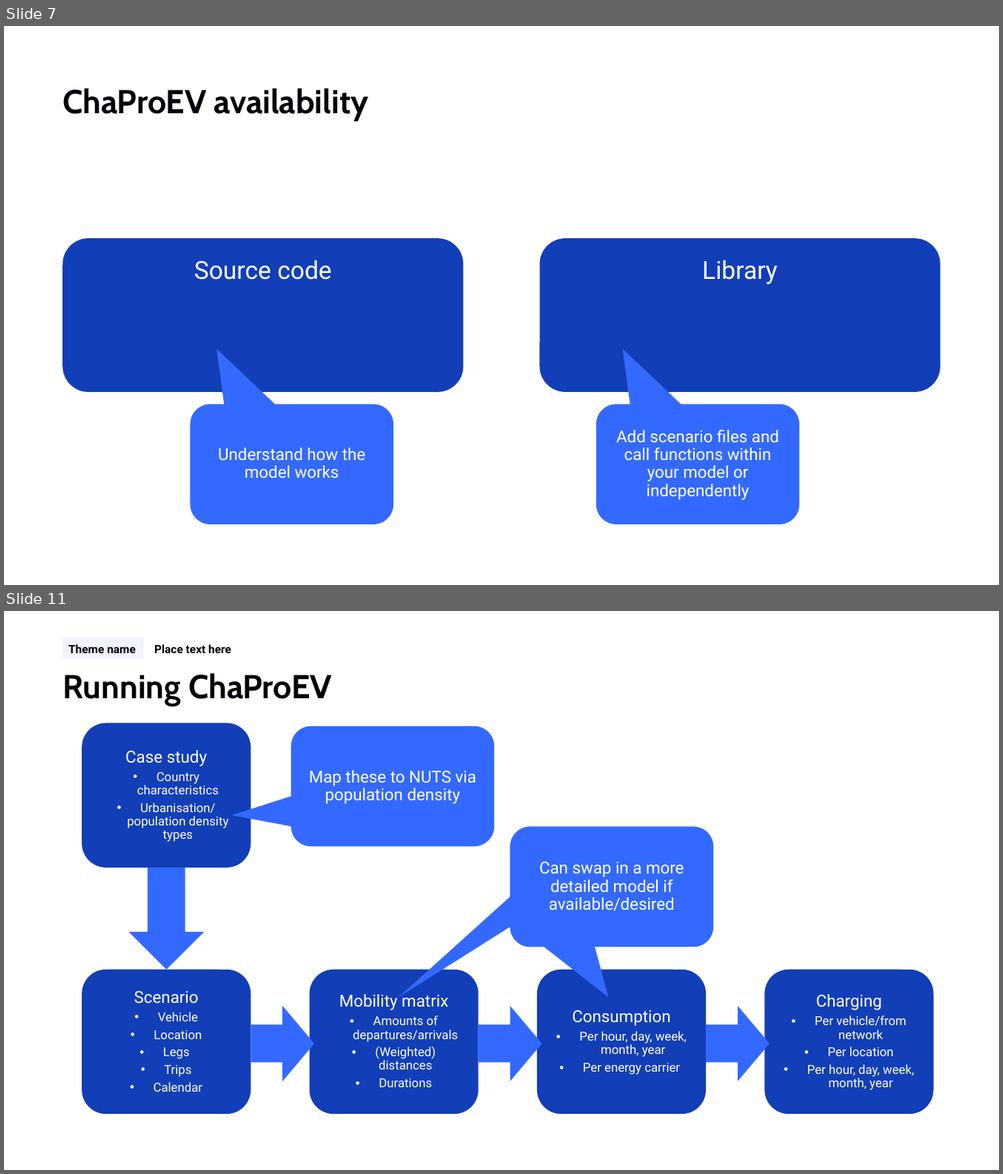
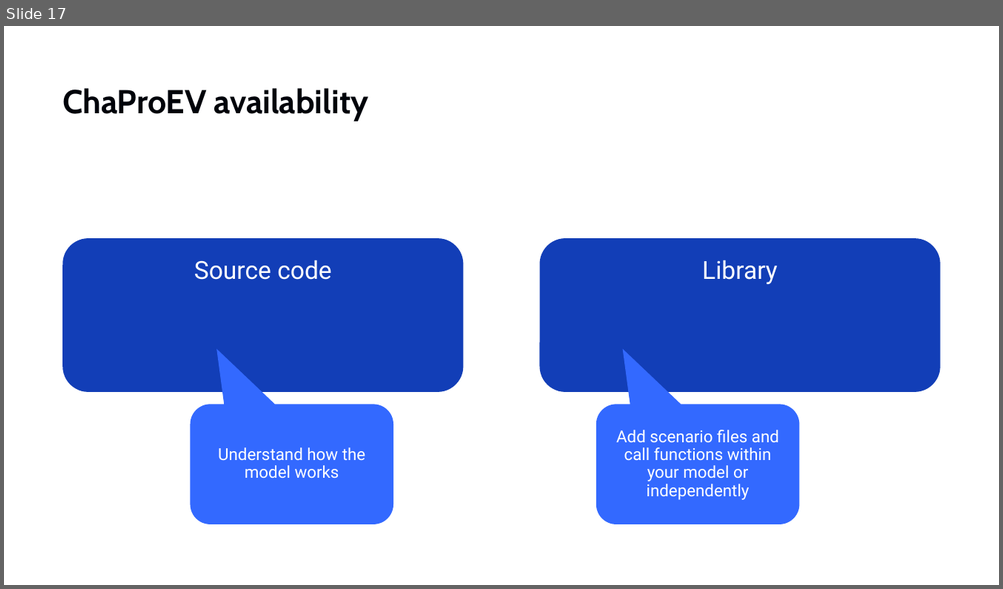
Before and after one commit to TNO/ChaProEV, a slide deck: ChaProEV.pptx. Shown one above the other, each under a label of ours: slides 7 and 11 before the commit, slide 17 after it; the slides between them are not shown. The pictures are 1003x1174 and 1003x589 pixels, drawn with LibreOffice and Linux fonts; fonts in the diff are those of the drawing; background and template pictures are left out. Boxes give left, top, right and bottom in pixels: in the first picture for what was removed or moved away, otherwise in the second. Text is boxed around its words. In the diff, an @@ line names an element or a change of style, - is before the commit and + after.

```diff
--- a/ChaProEV.pptx
+++ b/ChaProEV.pptx
@@ slide 11 removed at box(4, 611, 999, 1170), background #FFFFFF @@
@@ text removed at box(63, 637, 144, 659) @@
-Theme name
@@ text removed at box(154, 644, 231, 653) @@
-Place text here
@@ title removed at box(62, 673, 332, 706) @@
-Running ChaProEV
@@ rounded rectangle removed at box(82, 723, 250, 868) @@
-Case study
-• Country characteristics
-• Urbanisation/ population density types
@@ rounded speech box removed at box(291, 726, 494, 847) @@
-Map these to NUTS via population density
@@ rounded speech box removed at box(510, 826, 713, 947) @@
-Can swap in a more detailed model if available/desired
@@ rounded speech box removed at box(510, 826, 713, 947) @@
-Can swap in a more detailed model if available/desired
@@ down arrow removed at box(128, 868, 204, 970) @@
@@ rounded rectangle removed at box(82, 970, 250, 1115) @@
-Scenario
-• Vehicle
-• Location
-• Legs
-• Trips
-• Calendar
@@ rounded rectangle removed at box(309, 970, 478, 1115) @@
-Mobility matrix
-• Amounts of departures/arrivals
-• (Weighted) distances
-• Durations
@@ rounded rectangle removed at box(537, 970, 706, 1115) @@
-Consumption
-• Per hour, day, week, month, year
-• Per energy carrier
@@ rounded rectangle removed at box(764, 970, 933, 1115) @@
-Charging
-• Per vehicle/from network
-• Per location
-• Per hour, day, week, month, year
@@ down arrow removed at box(251, 1006, 314, 1082) @@
@@ down arrow removed at box(478, 1006, 542, 1082) @@
@@ down arrow removed at box(706, 1006, 769, 1082) @@
@@ what was slide 7 is now slide 17 @@
```
Also in this commit, not shown: 12 slides added, 33 other slides removed, 4 other files.
